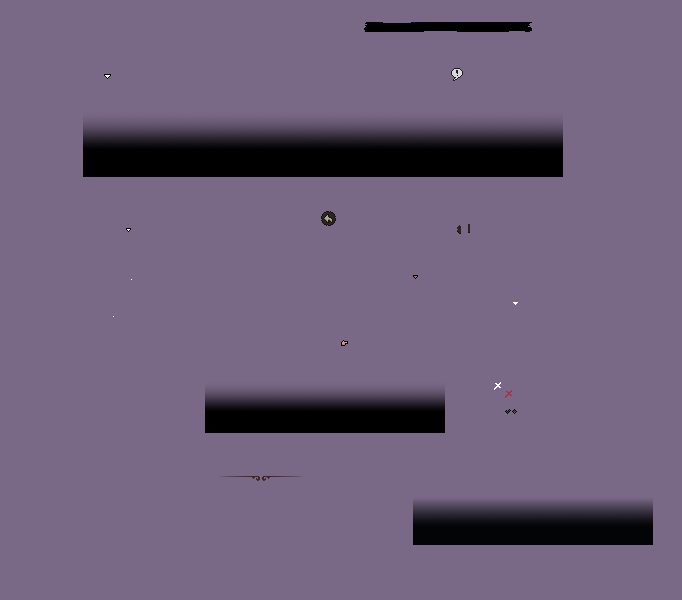
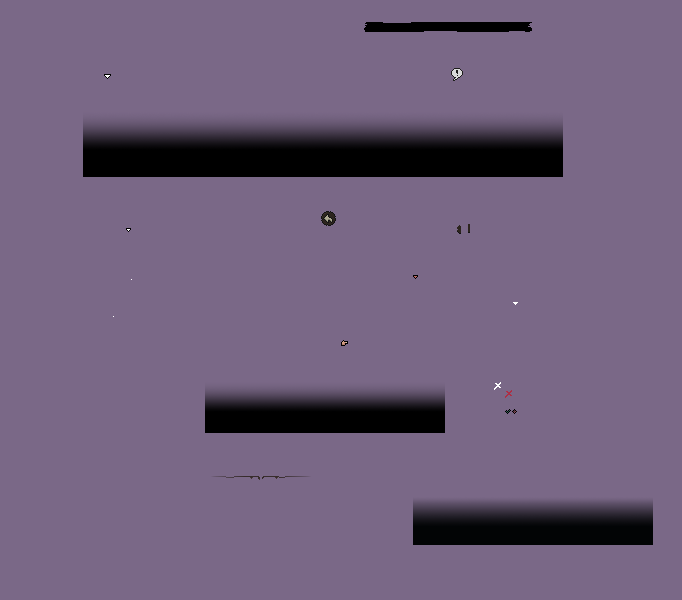
Revision of a layered 682×600 image; what changed, layer by layer:
painted on "DialogOrnament.png" over left=211, top=476, right=311, bottom=481
